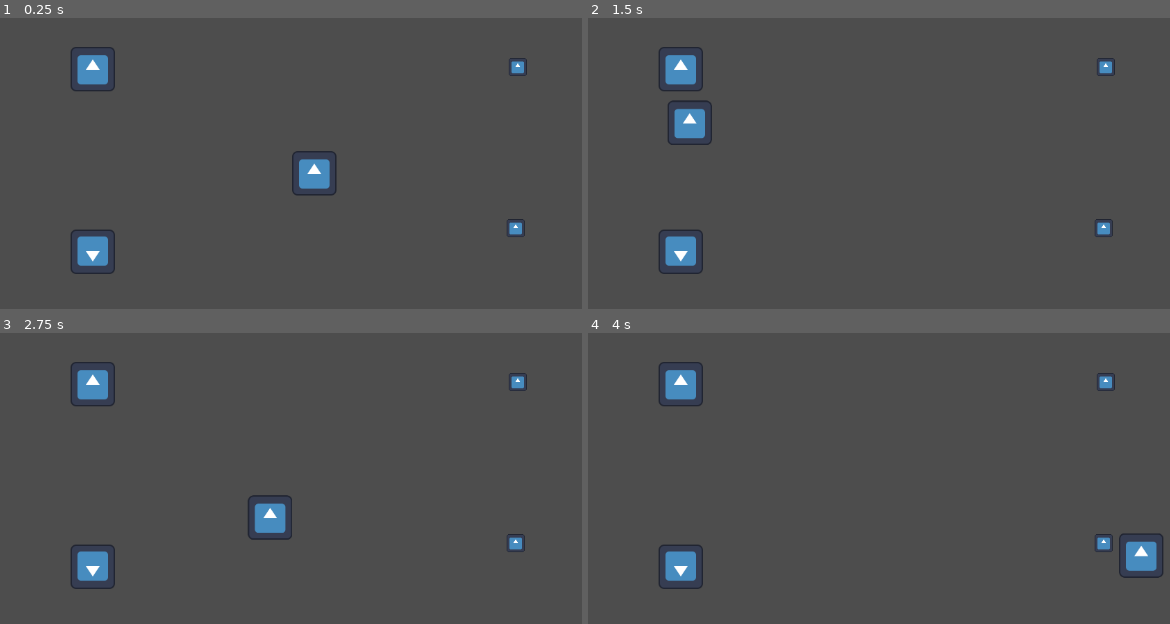
Above: before the commit, frames 1-4 (two rows, left to right).
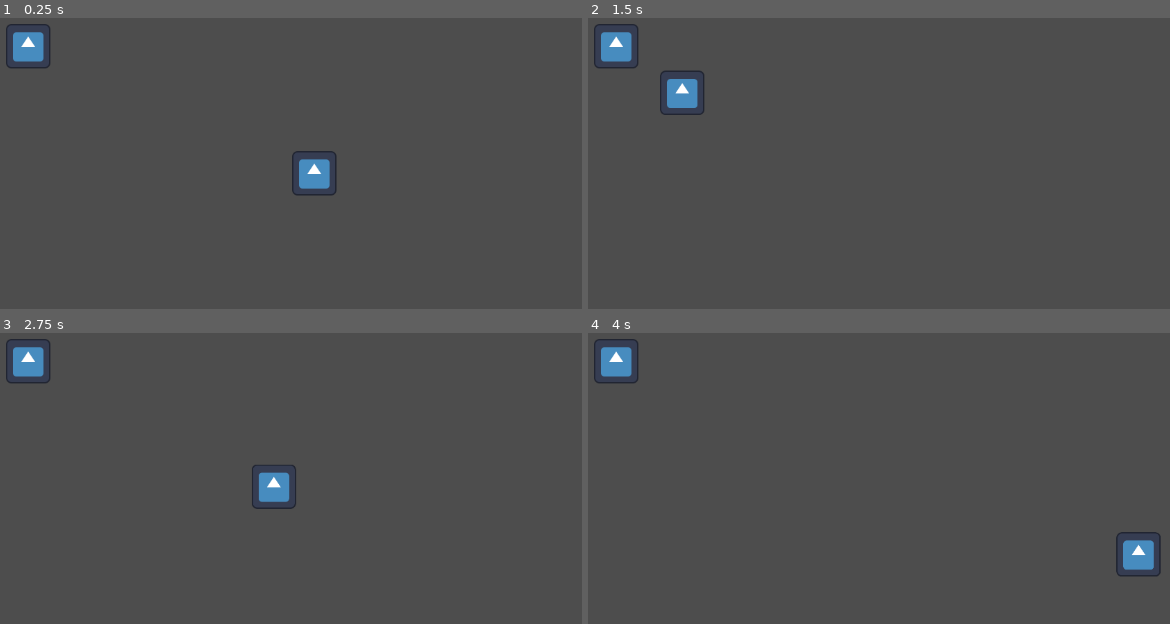
Above: after the commit, the same moments.

Repository: SalarymanDev/piratejam-15
Game: Godot game, scene res://Scenes/Levels/Playgrounds/roberts_playground.tscn
Same seed, same stepped clock (60 frames per second), same inputs: the game is played once before the commit and once after it. This scene is started directly instead of the project's main scene. The engine's default icon, where the game draws it, is replaced by a stand-in: a white triangle on a blue panel in a dark square. Sound files missing from this copy of the repository are replaced by a short silence.
Inputs (mouse positions are in pixels of both pictures, inside the frame that each line leads up to):
- Up to frame 1 (0.25 s): no input
- Up to frame 2 (1.5 s): tap Enter at 0.5 s; move the mouse to (681, 70) at 0.52 s; click (681, 70) at 0.67 s; move the mouse to (681, 250) at 1.27 s; click (681, 250) at 1.42 s
- Up to frame 3 (2.75 s): move the mouse to (517, 382) at 2.02 s; click (517, 382) at 2.17 s
- Up to frame 4 (4 s): move the mouse to (1105, 542) at 2.77 s; click (1105, 542) at 2.92 s; move the mouse to (1140, 557) at 3.52 s; click (1140, 557) at 3.67 s

The runs differ from the first frame. In frame 1, 2.3% of the frame differs, in the area x 1-91%, y 2-88%; in frame 2, 3.4%; in frame 3, 3.7%; in frame 4, 2.8%.

Commit message:
Implemented IngredientSpawner Scene

Diff:
--- a/Components/Carry/CarryComponent.tscn
+++ b/Components/Carry/CarryComponent.tscn
@@ -9,6 +9,7 @@
 script = ExtResource("1_xewpf")
 
 [node name="Sprite2D" type="Sprite2D" parent="."]
+z_index = 1
 scale = Vector2(0.2, 0.2)
 
 [connection signal="area_entered" from="." to="." method="_on_area_entered"]
--- a/Components/Clickable/ClickableComponent.tscn
+++ b/Components/Clickable/ClickableComponent.tscn
@@ -3,6 +3,7 @@
 [ext_resource type="Script" path="res://Components/Clickable/ClickableComponent.gd" id="1_odpxt"]
 
 [node name="ClickableComponent" type="Area2D"]
+monitorable = false
 script = ExtResource("1_odpxt")
 
 [connection signal="mouse_entered" from="." to="." method="_on_mouse_entered"]
--- a/Components/ZIndex/ZIndexComponent.gd
+++ b/Components/ZIndex/ZIndexComponent.gd
@@ -1,13 +1,14 @@
 extends Node
 class_name ZIndexComponent
 
-@export var sprite: Sprite2D
 @export var is_static: bool = true
 
+@onready var parent: Node2D = get_parent()
+
 func _ready() -> void:
-	sprite.z_index = int(sprite.global_position.y)
+	parent.z_index = int(parent.global_position.y)
 	if is_static:
 		process_mode = Node.PROCESS_MODE_DISABLED
 
 func _physics_process(_delta: float) -> void:
-	sprite.z_index = int(sprite.global_position.y)
+	parent.z_index = int(parent.global_position.y)
--- a/Scenes/Characters/Player/Player.tscn
+++ b/Scenes/Characters/Player/Player.tscn
@@ -36,8 +36,7 @@
 character = NodePath("..")
 speed = 500.0
 
-[node name="ZIndexComponent" parent="." node_paths=PackedStringArray("sprite") instance=ExtResource("4_dhsgm")]
-sprite = NodePath("../Sprite2D")
+[node name="ZIndexComponent" parent="." instance=ExtResource("4_dhsgm")]
 is_static = false
 
 [node name="InteractComponent" parent="." instance=ExtResource("5_n7gw1")]
@@ -49,10 +48,10 @@
 character = NodePath("..")
 
 [node name="CarryComponent" parent="." instance=ExtResource("7_81dmu")]
-position = Vector2(0, 36)
+position = Vector2(0, 17)
 
 [node name="CollisionShape2D" type="CollisionShape2D" parent="CarryComponent"]
-position = Vector2(0, -36)
+position = Vector2(2.08165e-12, 2.08165e-12)
 shape = SubResource("CircleShape2D_lm263")
 
 [connection signal="navigation_finished" from="NavigationComponent" to="." method="_on_navigation_finished"]
--- /dev/null
+++ b/Scenes/Equipment/IngredientSpawner/IngredientSpawner.gd
@@ -0,0 +1,20 @@
+@tool
+extends StaticBody2D
+
+@export var ingredient: IngredientResource
+@export var texture: Texture2D
+
+@onready var item_component: ItemComponent = $ItemComponent
+@onready var sprite: Sprite2D = $Sprite2D
+
+func _ready() -> void:
+	if ingredient:
+		item_component.item = ingredient
+	if texture:
+		sprite.texture = texture
+
+func _process(_delta: float) -> void:
+	if not Engine.is_editor_hint():
+		return
+	if sprite.texture != texture:
+		sprite.texture = texture
--- /dev/null
+++ b/Scenes/Equipment/IngredientSpawner/IngredientSpawner.tscn
@@ -0,0 +1,43 @@
+[gd_scene load_steps=9 format=3 uid="uid://i8qelg4ew3me"]
+
+[ext_resource type="Script" path="res://Scenes/Equipment/IngredientSpawner/IngredientSpawner.gd" id="1_kx42m"]
+[ext_resource type="PackedScene" uid="uid://kp38v1bep0br" path="res://Components/Clickable/ClickableComponent.tscn" id="3_yv8nr"]
+[ext_resource type="PackedScene" uid="uid://c8u7rgo3wcuap" path="res://Components/ZIndex/ZIndexComponent.tscn" id="4_f0v16"]
+[ext_resource type="PackedScene" uid="uid://bmqjfcq75klgl" path="res://Components/PickUpComponent/PickUpComponent.tscn" id="6_bk5or"]
+[ext_resource type="PackedScene" uid="uid://ct1u42fmqi8je" path="res://Components/Item/ItemComponent.tscn" id="6_pf1xn"]
+
+[sub_resource type="RectangleShape2D" id="RectangleShape2D_flrha"]
+size = Vector2(65, 13)
+
+[sub_resource type="RectangleShape2D" id="RectangleShape2D_63h6p"]
+size = Vector2(60, 60)
+
+[sub_resource type="CircleShape2D" id="CircleShape2D_0mwnx"]
+radius = 20.0
+
+[node name="IngredientSpawner" type="StaticBody2D"]
+script = ExtResource("1_kx42m")
+
+[node name="Sprite2D" type="Sprite2D" parent="."]
+scale = Vector2(0.5, 0.5)
+
+[node name="CollisionShape2D" type="CollisionShape2D" parent="."]
+position = Vector2(0, 0.5)
+shape = SubResource("RectangleShape2D_flrha")
+
+[node name="ClickableComponent" parent="." instance=ExtResource("3_yv8nr")]
+
+[node name="CollisionShape2D" type="CollisionShape2D" parent="ClickableComponent"]
+shape = SubResource("RectangleShape2D_63h6p")
+
+[node name="ZIndexComponent" parent="." instance=ExtResource("4_f0v16")]
+
+[node name="ItemComponent" parent="." instance=ExtResource("6_pf1xn")]
+
+[node name="PickUpComponent" parent="." node_paths=PackedStringArray("item_component") instance=ExtResource("6_bk5or")]
+position = Vector2(0, 43)
+item_component = NodePath("../ItemComponent")
+
+[node name="CollisionShape2D" type="CollisionShape2D" parent="PickUpComponent"]
+position = Vector2(2.08165e-12, 2.08165e-12)
+shape = SubResource("CircleShape2D_0mwnx")
--- a/Scenes/Equipment/InteractableTest.tscn
+++ /dev/null
@@ -1,40 +0,0 @@
-[gd_scene load_steps=8 format=3 uid="uid://dywwm3yrwrq8o"]
-
-[ext_resource type="PackedScene" uid="uid://c7mq33jnyrhfh" path="res://Components/Interactable/InteractableComponent.tscn" id="1_fsdej"]
-[ext_resource type="Texture2D" uid="uid://dbff6l4k40kql" path="res://Assets/icon.svg" id="1_kimyu"]
-[ext_resource type="PackedScene" uid="uid://c8u7rgo3wcuap" path="res://Components/ZIndex/ZIndexComponent.tscn" id="4_ritdb"]
-[ext_resource type="PackedScene" uid="uid://kp38v1bep0br" path="res://Components/Clickable/ClickableComponent.tscn" id="4_wwnky"]
-
-[sub_resource type="RectangleShape2D" id="RectangleShape2D_2puff"]
-size = Vector2(65, 13)
-
-[sub_resource type="CircleShape2D" id="CircleShape2D_175vk"]
-radius = 20.0
-
-[sub_resource type="RectangleShape2D" id="RectangleShape2D_usnpa"]
-size = Vector2(60, 60)
-
-[node name="InteractableTest" type="StaticBody2D"]
-collision_layer = 2
-
-[node name="CollisionShape2D" type="CollisionShape2D" parent="."]
-position = Vector2(0, 0.5)
-shape = SubResource("RectangleShape2D_2puff")
-
-[node name="Sprite2D" type="Sprite2D" parent="."]
-scale = Vector2(0.5, 0.5)
-texture = ExtResource("1_kimyu")
-
-[node name="InteractableComponent" parent="." instance=ExtResource("1_fsdej")]
-position = Vector2(2.08165e-12, 45)
-
-[node name="CollisionShape2D" type="CollisionShape2D" parent="InteractableComponent"]
-shape = SubResource("CircleShape2D_175vk")
-
-[node name="ClickableComponent" parent="." instance=ExtResource("4_wwnky")]
-
-[node name="CollisionShape2D" type="CollisionShape2D" parent="ClickableComponent"]
-shape = SubResource("RectangleShape2D_usnpa")
-
-[node name="ZIndexComponent" parent="." node_paths=PackedStringArray("sprite") instance=ExtResource("4_ritdb")]
-sprite = NodePath("../Sprite2D")
--- a/Scenes/Levels/Playgrounds/roberts_playground.tscn
+++ b/Scenes/Levels/Playgrounds/roberts_playground.tscn
@@ -1,14 +1,13 @@
-[gd_scene load_steps=8 format=3 uid="uid://cl8ci2gqvsxgy"]
+[gd_scene load_steps=7 format=3 uid="uid://cl8ci2gqvsxgy"]
 
+[ext_resource type="PackedScene" uid="uid://i8qelg4ew3me" path="res://Scenes/Equipment/IngredientSpawner/IngredientSpawner.tscn" id="1_6rkv5"]
 [ext_resource type="PackedScene" uid="uid://vax5lodmmg32" path="res://Scenes/Characters/Player/Player.tscn" id="1_p1yvi"]
-[ext_resource type="PackedScene" uid="uid://dywwm3yrwrq8o" path="res://Scenes/Equipment/InteractableTest.tscn" id="2_i6qtn"]
-[ext_resource type="PackedScene" uid="uid://c55k1q8wxfslj" path="res://Scenes/Item/Item.tscn" id="3_tk6it"]
+[ext_resource type="Texture2D" uid="uid://dbff6l4k40kql" path="res://Assets/icon.svg" id="3_b03pp"]
 [ext_resource type="Resource" uid="uid://drq72ptn3p5qi" path="res://Resources/Salt.tres" id="4_nfqsn"]
-[ext_resource type="Resource" uid="uid://bc2kd7qk6e57v" path="res://Resources/MandrakeRoot.tres" id="5_w51a0"]
 
 [sub_resource type="NavigationPolygon" id="NavigationPolygon_jmj5o"]
-vertices = PackedVector2Array(-257, 149, 505, 256, -509, 256, -382, 149, -510, -143, -382, 76, 510, -194, -257, 76, -257, -113, -257, -186, 510, -260, -382, -113, -382, -186, -510, -260)
-polygons = Array[PackedInt32Array]([PackedInt32Array(0, 1, 2, 3), PackedInt32Array(3, 2, 4, 5), PackedInt32Array(6, 1, 0, 7), PackedInt32Array(8, 6, 7), PackedInt32Array(6, 8, 9, 10), PackedInt32Array(11, 8, 7, 5), PackedInt32Array(11, 5, 4), PackedInt32Array(12, 11, 4, 13), PackedInt32Array(12, 13, 10, 9)])
+vertices = PackedVector2Array(510, -194, 505, 256, -509, 256, -510, -2, -510, -260, 510, -260)
+polygons = Array[PackedInt32Array]([PackedInt32Array(0, 1, 2, 3, 4, 5)])
 outlines = Array[PackedVector2Array]([PackedVector2Array(-541, -291, -539, 287, 535, 286, 541, -291)])
 source_geometry_group_name = &"navigation_polygon_source_group"
 agent_radius = 30.0
@@ -20,6 +19,11 @@
 [node name="NavigationRegion2D" type="NavigationRegion2D" parent="." groups=["Navigation"]]
 position = Vector2(575, 323)
 navigation_polygon = SubResource("NavigationPolygon_jmj5o")
+
+[node name="IngredientSpawner" parent="NavigationRegion2D" instance=ExtResource("1_6rkv5")]
+position = Vector2(-412, -183)
+ingredient = ExtResource("4_nfqsn")
+texture = ExtResource("3_b03pp")
 
 [node name="WallWest" type="StaticBody2D" parent="NavigationRegion2D"]
 position = Vector2(-550, 1)
@@ -53,20 +57,5 @@
 [node name="CollisionShape2D" type="CollisionShape2D" parent="NavigationRegion2D/WallNorth"]
 shape = SubResource("RectangleShape2D_ut1c4")
 
-[node name="InteractableTest" parent="NavigationRegion2D" instance=ExtResource("2_i6qtn")]
-position = Vector2(-319, -150)
-
-[node name="InteractableTest2" parent="NavigationRegion2D" instance=ExtResource("2_i6qtn")]
-position = Vector2(-319, 113)
-rotation = 3.14159
-
 [node name="Player" parent="." instance=ExtResource("1_p1yvi")]
 position = Vector2(575, 323)
-
-[node name="Item" parent="." instance=ExtResource("3_tk6it")]
-position = Vector2(868, 170)
-item = ExtResource("4_nfqsn")
-
-[node name="Item2" parent="." instance=ExtResource("3_tk6it")]
-position = Vector2(865, 402)
-item = ExtResource("5_w51a0")
